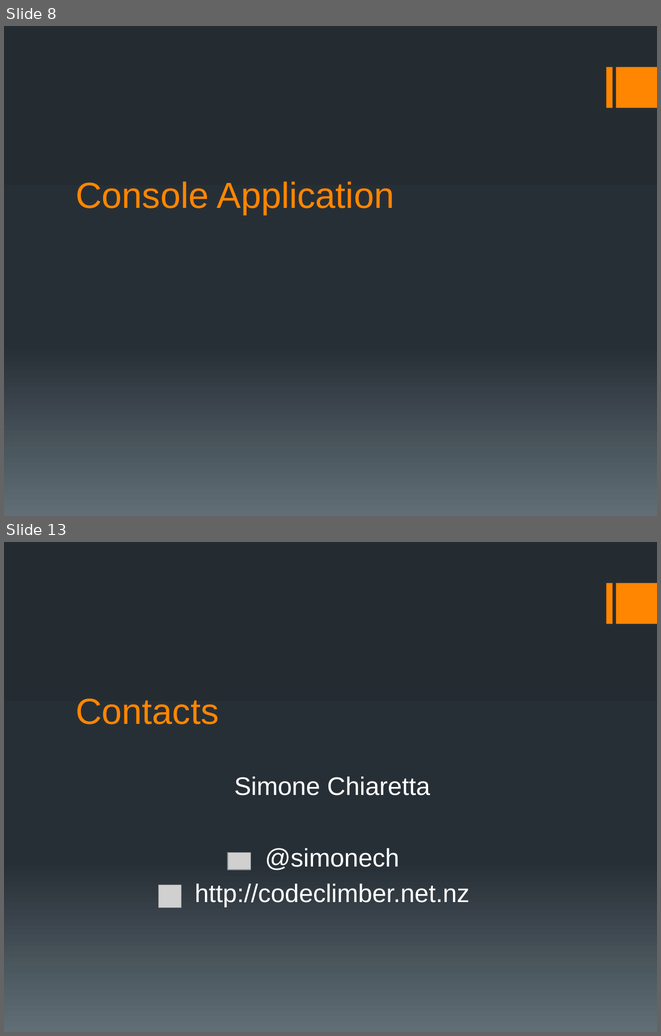
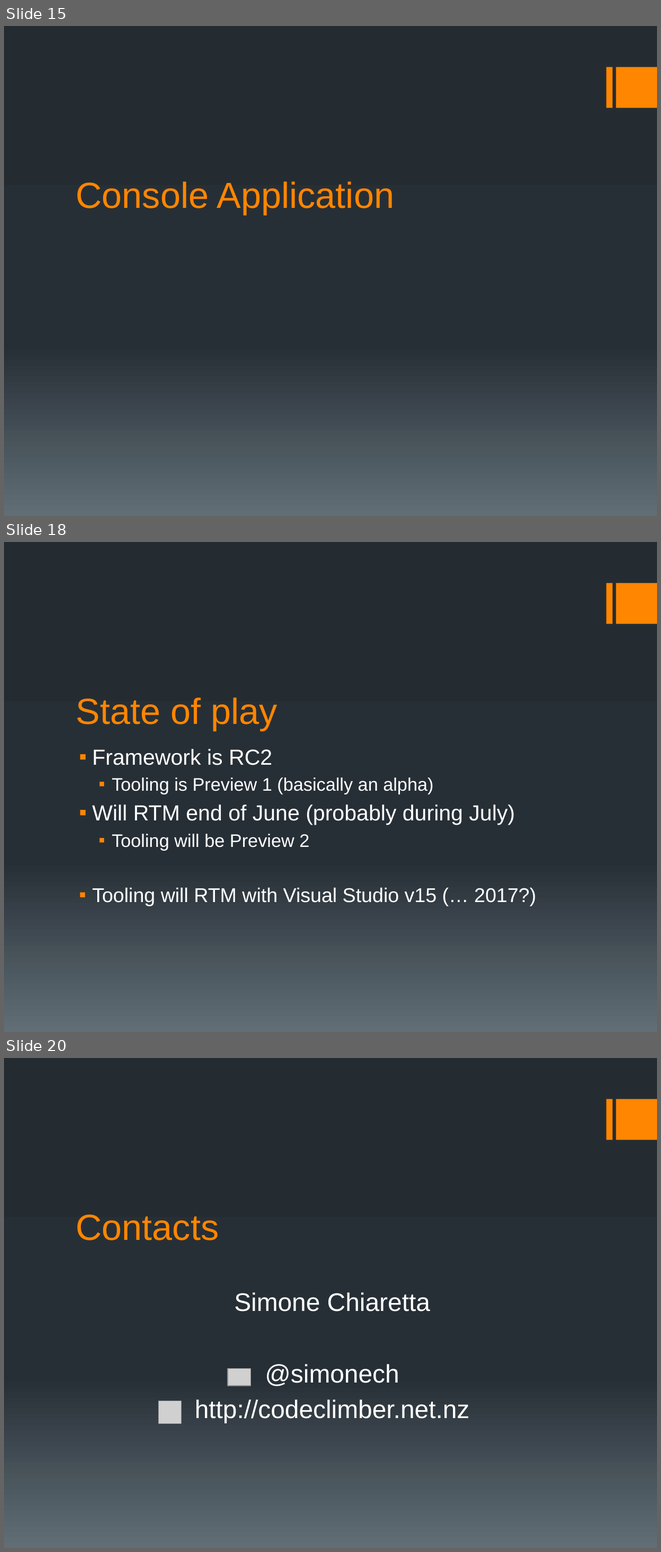
Before and after one commit to simonech/MeetASPNETCoreAtCG16, a slide deck: MeetASPNETCore.pptx. Shown one above the other, each under a label of ours: slides 8 and 13 before the commit, slides 15, 18 and 20 after it; the slides between them are not shown. The pictures are 661x1036 and 661x1552 pixels, drawn with LibreOffice and Linux fonts; fonts in the diff are those of the drawing; grey boxes stand for pictures. Boxes give left, top, right and bottom in pixels: in the first picture for what was removed or moved away, otherwise in the second. Text is boxed around its words. In the diff, an @@ line names an element or a change of style, - is before the commit and + after.

```diff
--- a/MeetASPNETCore.pptx
+++ b/MeetASPNETCore.pptx
@@ slide 18 added at (4, 542, 657, 1032), background gradient #242C33 to #273037 to #636D76; not listed: 2 template elements that a slide beside it also shows @@
@@ title added at (76, 697, 277, 731), 40 pt, text #FF8600 @@
+State of play
@@ text added at (92, 749, 536, 906), 20 pt, text #FFFFFF @@
+▪ Framework is RC2
+  ▪ Tooling is Preview 1 (basically an alpha)
+▪ Will RTM end of June (probably during July)
+  ▪ Tooling will be Preview 2
+▪ Tooling will RTM with Visual Studio v15 (… 2017?)
@@ what was slide 8 is now slide 15 @@
@@ what was slide 13 is now slide 20 @@
```
Also in this commit, not shown: 9 slides changed, 8 other slides added, 2 slides removed, 18 other files.
